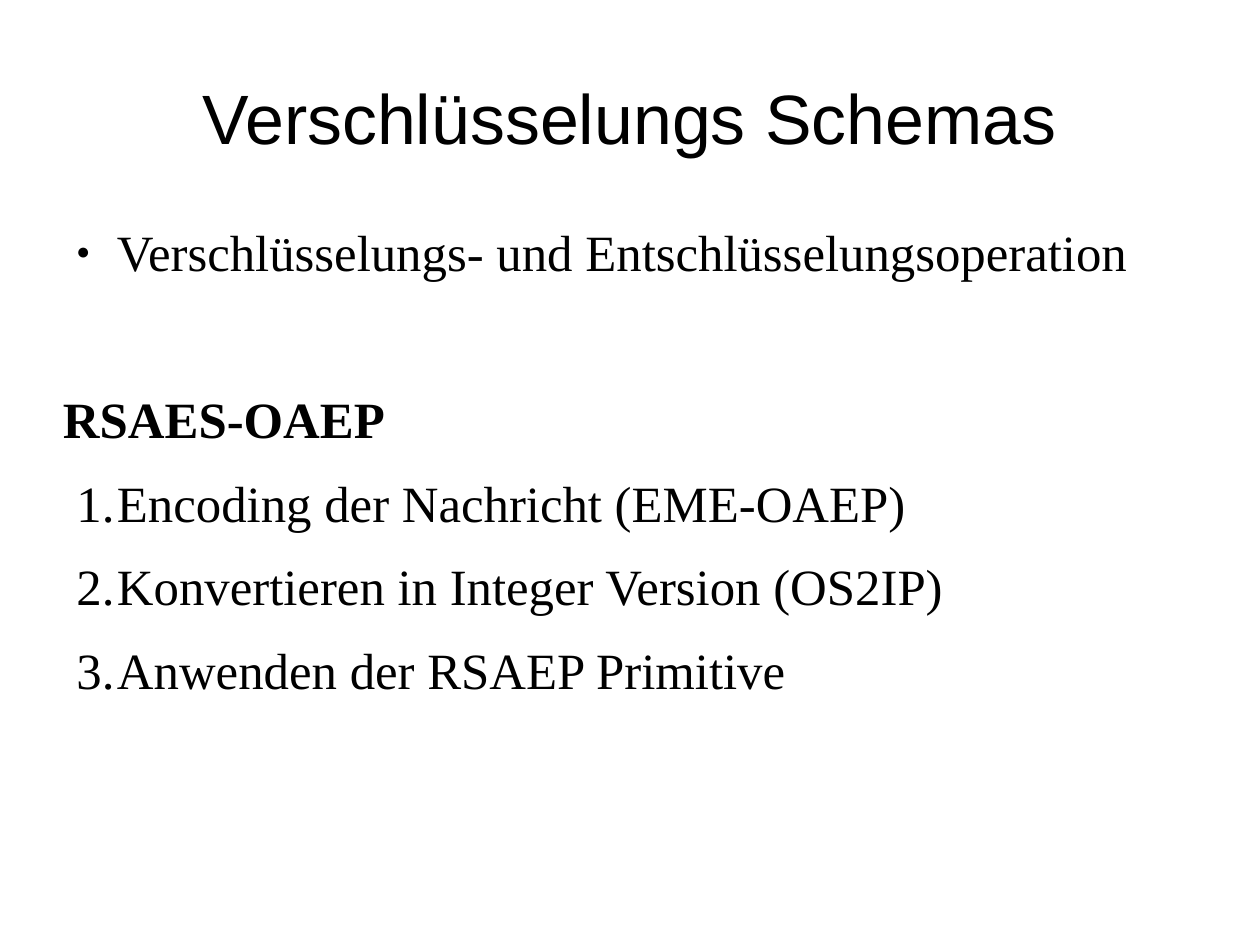
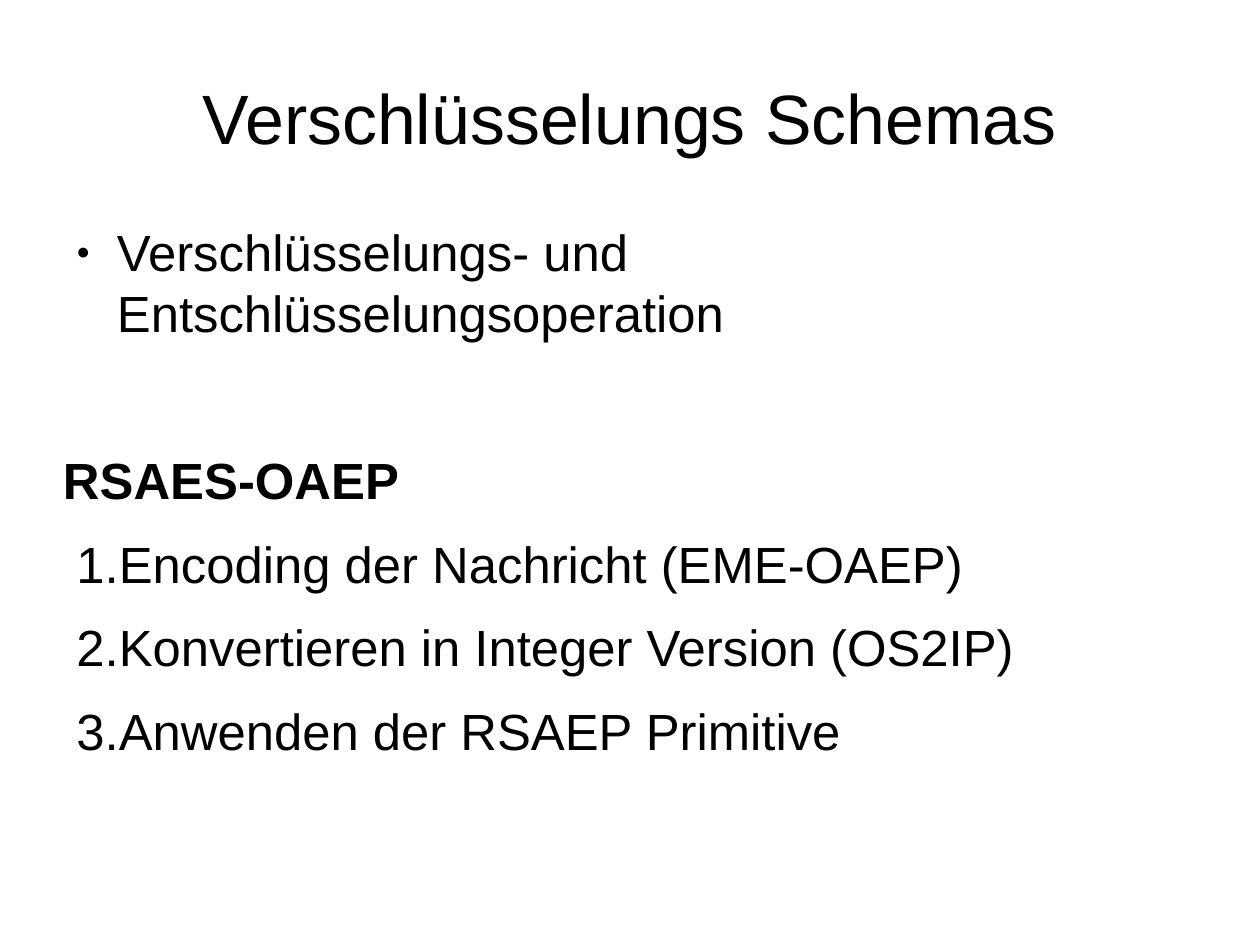
Before and after one commit to FFHS-Inf-2010-students/sa-krypt, a slide deck: slide 7 of pres/praesentation.odp (slide 8 before the commit). Drawn at 1260x945 pixels with LibreOffice and Linux fonts; fonts in the diff are those of the drawing. Boxes give left, top, right and bottom in pixels: in the first picture for what was removed or moved away, otherwise in the second. Text is boxed around its words. In the diff, an @@ line names an element or a change of style, - is before the commit and + after.

Commit message:
Fonts fixen in Präsentation; PDF erstellen

```diff
--- a/pres/praesentation.odp
+++ b/pres/praesentation.odp
@@ text "Verschlüsselungs- und Entschlüsselungsoperation" at [63, 234, 1013, 751]: font Times New Roman to Arial @@
```
Also in this commit, not shown: 30 other slides changed, 1 slide removed, 1 other file.
